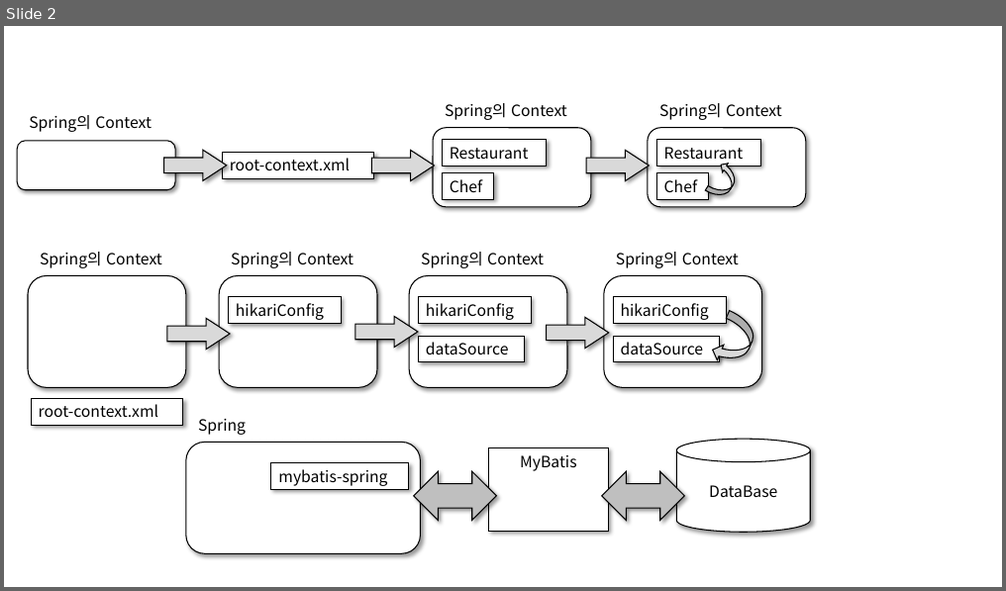
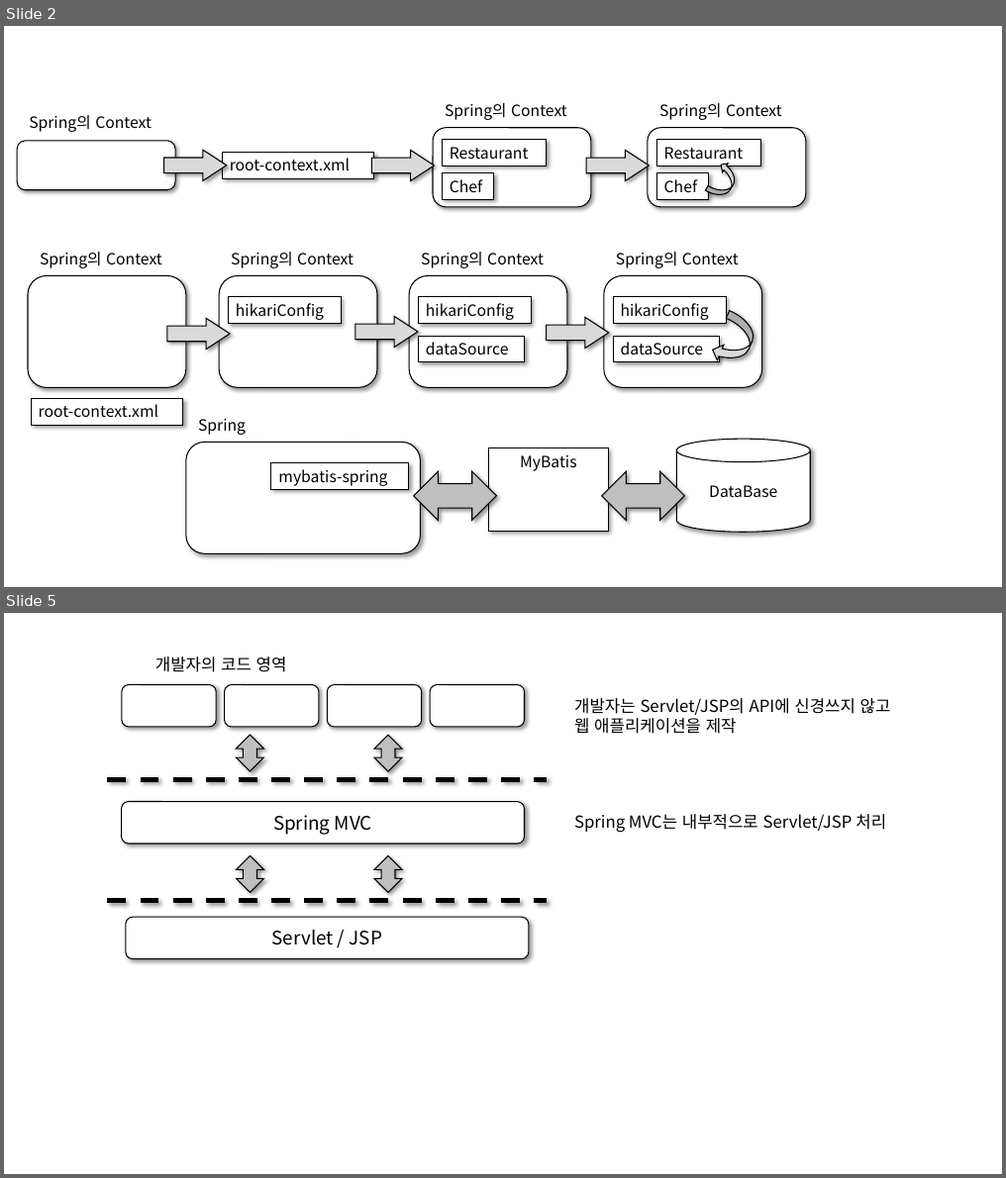
Before and after one commit to yoon1fe/TIL, a slide deck: Spring/pics.pptx. Shown one above the other, each under a label of ours: slide 2 before the commit, slides 2 and 5 after it; the slides between them are not shown. The pictures are 1006x591 and 1006x1178 pixels, drawn with LibreOffice and Linux fonts; fonts in the diff are those of the drawing. Boxes give left, top, right and bottom in pixels: in the first picture for what was removed or moved away, otherwise in the second. Text is boxed around its words. In the diff, an @@ line names an element or a change of style, - is before the commit and + after.

Commit message:
update spring-ch05

```diff
--- a/Spring/pics.pptx
+++ b/Spring/pics.pptx
@@ slide 5 added at (4,613,1002,1174), background #FFFFFF @@
@@ text added at (155,657,287,672), 16 pt, text #000000 @@
+개발자의 코드 영역
@@ rounded rectangle added at (122,685,216,727), fill #FFFFFF, outline #000000 1 pt @@
@@ rounded rectangle added at (224,685,319,727), fill #FFFFFF, outline #000000 1 pt @@
@@ rounded rectangle added at (328,685,422,727), fill #FFFFFF, outline #000000 1 pt @@
@@ rounded rectangle added at (430,685,525,727), fill #FFFFFF, outline #000000 1 pt @@
@@ text added at (574,698,891,734), 16 pt, text #000000 @@
+개발자는 Servlet/JSP의 API에 신경쓰지 않고
+웹 애플리케이션을 제작
@@ left right arrow added at (236,735,263,771), fill #BFBFBF, outline #000000 1 pt @@
@@ left right arrow added at (374,735,402,771), fill #BFBFBF, outline #000000 1 pt @@
@@ line added from (107, 779) to (547, 779), #000000 4.5 pt dashed @@
@@ rounded rectangle added at (122,802,525,844), fill #FFFFFF, outline #000000 1 pt, 18 pt, text #000000 @@
+Spring MVC
@@ text added at (574,814,886,833), 16 pt, text #000000 @@
+Spring MVC는 내부적으로 Servlet/JSP 처리
@@ left right arrow added at (236,857,263,893), fill #BFBFBF, outline #000000 1 pt @@
@@ left right arrow added at (374,857,402,893), fill #BFBFBF, outline #000000 1 pt @@
@@ line added from (107, 900) to (547, 900), #000000 4.5 pt dashed @@
@@ rounded rectangle added at (126,917,529,959), fill #FFFFFF, outline #000000 1 pt, 18 pt, text #000000 @@
+Servlet / JSP
```
Also in this commit, not shown: 4 other slides added, 1 other file.
